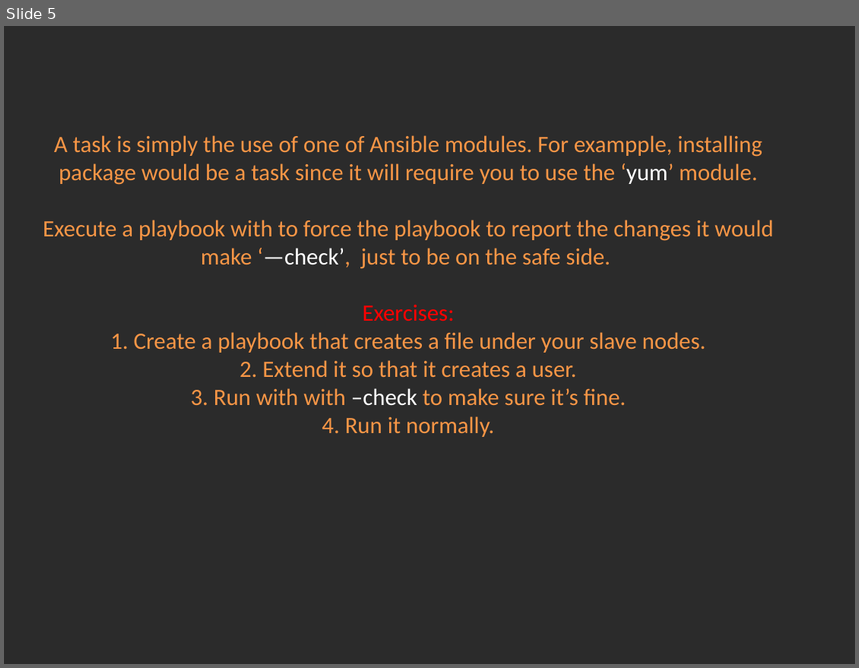
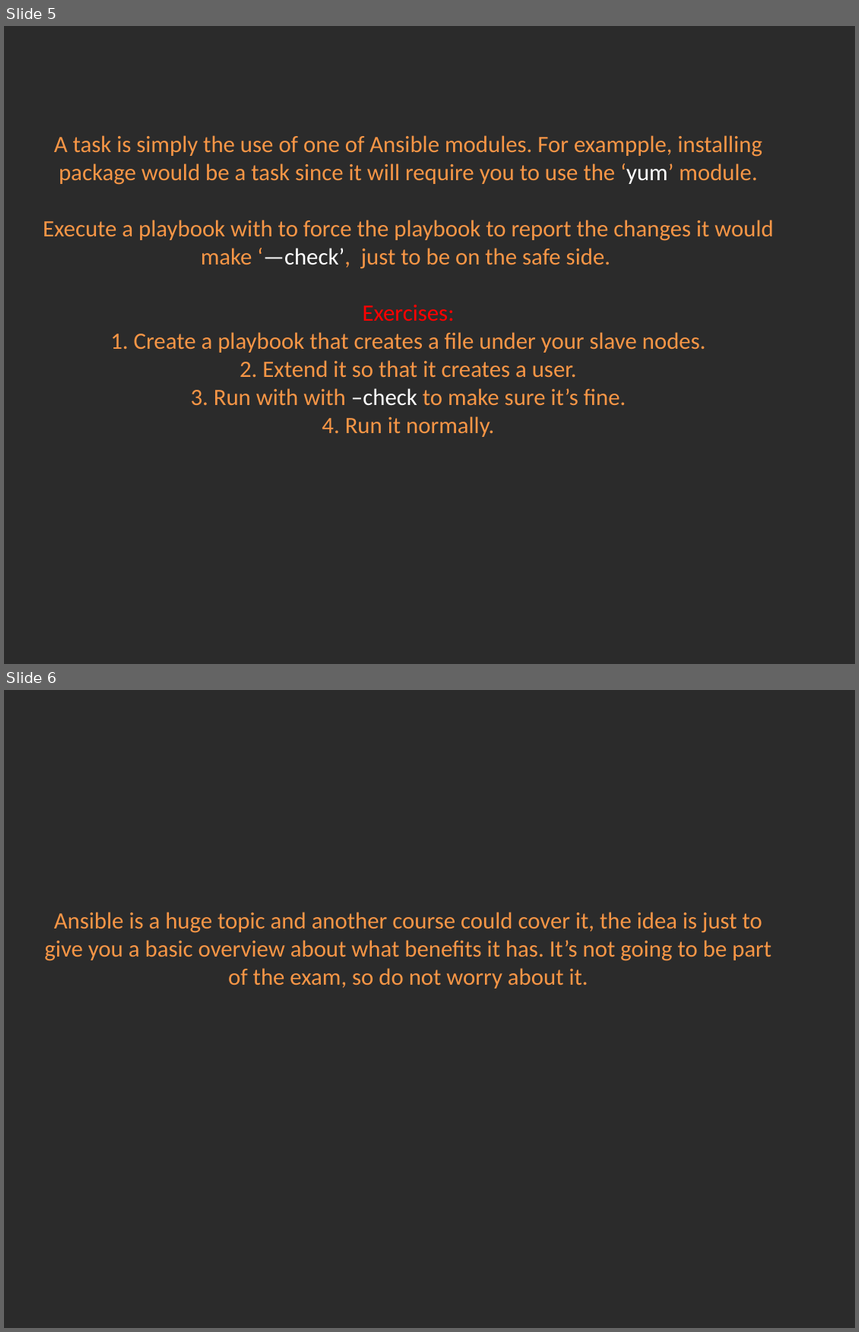
Before and after one commit to Academy-Soft-Intellect/Linux-Course, a slide deck: 16.ConfigurationManagement_With_Ansible/16-Conf_Man_Ansible.pptx. Shown one above the other, each under a label of ours: slide 5 before the commit, slides 5 and 6 after it. The pictures are 859x668 and 859x1332 pixels, drawn with LibreOffice and Linux fonts; fonts in the diff are those of the drawing; background and template pictures are left out; a plain dark background stands for a picture behind light text. Boxes give left, top, right and bottom in pixels: in the first picture for what was removed or moved away, otherwise in the second. Text is boxed around its words. In the diff, an @@ line names an element or a change of style, - is before the commit and + after.

Commit message:
Ansible.

```diff
--- a/16.ConfigurationManagement_With_Ansible/16-Conf_Man_Ansible.pptx
+++ b/16.ConfigurationManagement_With_Ansible/16-Conf_Man_Ansible.pptx
@@ slide 6 added at (4, 690, 855, 1328), background picture (left out) @@
@@ title added at (44, 912, 772, 989), 19.8 pt, text #F79646 @@
+Ansible is a huge topic and another course could cover it, the idea is just to give you a basic overview about what benefits it has. It’s not going to be part of the exam, so do not worry about it.
```
